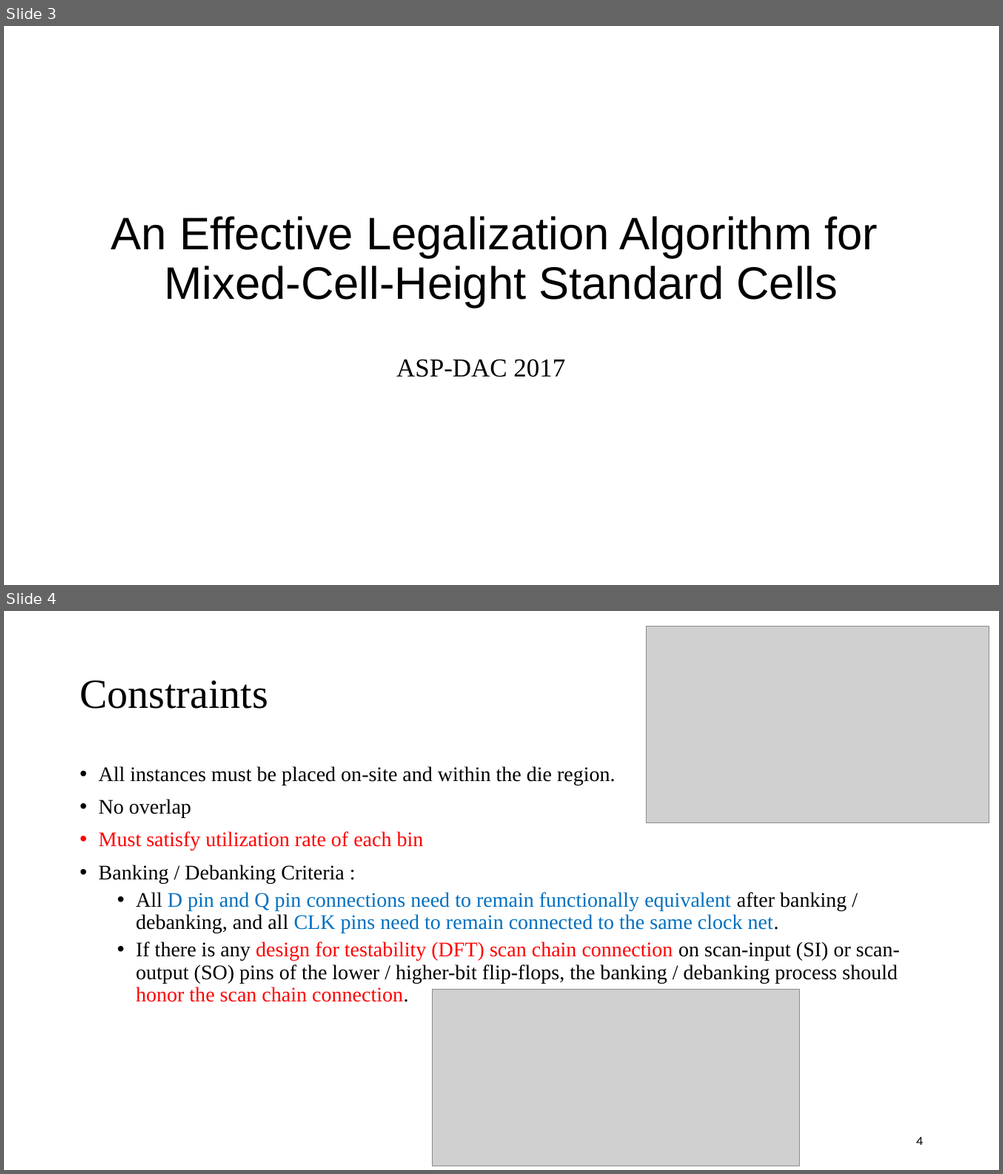
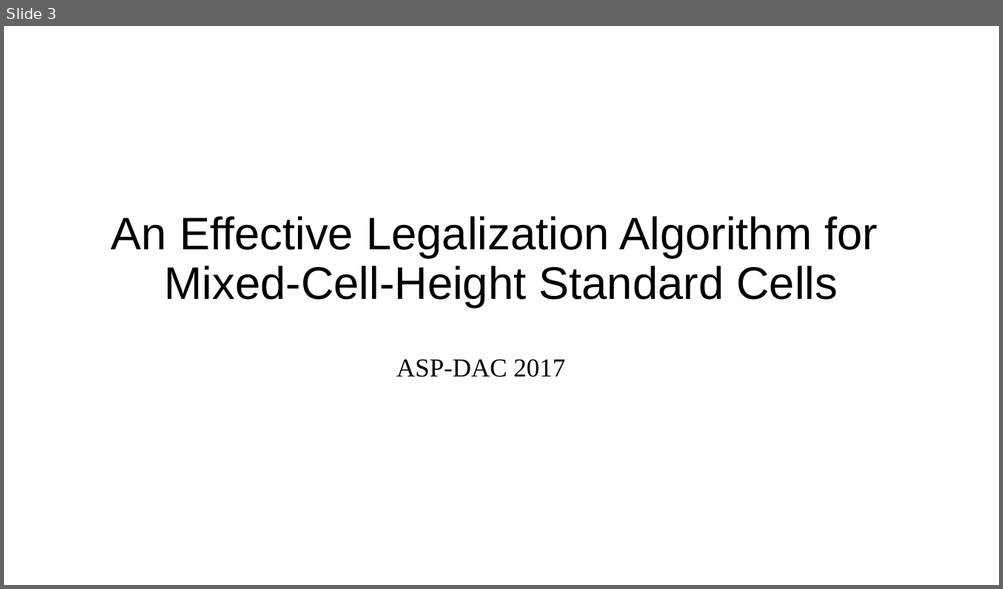
Before and after one commit to demon02130101/Lab, a slide deck: ICCAD/進度報告/0418.pptx. Shown one above the other, each under a label of ours: slides 3 and 4 before the commit, slide 3 after it. The pictures are 1003x1174 and 1003x589 pixels, drawn with LibreOffice and Linux fonts; fonts in the diff are those of the drawing; grey boxes stand for pictures. Boxes give left, top, right and bottom in pixels: in the first picture for what was removed or moved away, otherwise in the second. Text is boxed around its words. In the diff, an @@ line names an element or a change of style, - is before the commit and + after.

```diff
--- a/ICCAD/進度報告/0418.pptx
+++ b/ICCAD/進度報告/0418.pptx
@@ slide 4 removed at (4,611,999,1170), background #FFFFFF @@
@@ picture removed at (646,626,988,823) @@
@@ title removed at (79,681,268,709) @@
-Constraints
@@ text removed at (99,766,899,1002) @@
-• All instances must be placed on-site and within the die region.
-• No overlap
-• Must satisfy utilization rate of each bin
-• Banking / Debanking Criteria :
-  • All D pin and Q pin connections need to remain functionally equivalent after banking / debanking, and all CLK pins need to remain connected to the same clock net.
-  • If there is any design for testability (DFT) scan chain connection on scan-input (SI) or scan-output (SO) pins of the lower / higher-bit flip-flops, the banking / debanking process should honor the scan chain connection.
@@ picture removed at (432,989,800,1166) @@
@@ page number removed at (916,1137,922,1145) @@
-4
```
Also in this commit, not shown: 1 slide changed, 6 slides added, 1 other slide removed, 5 other files.
